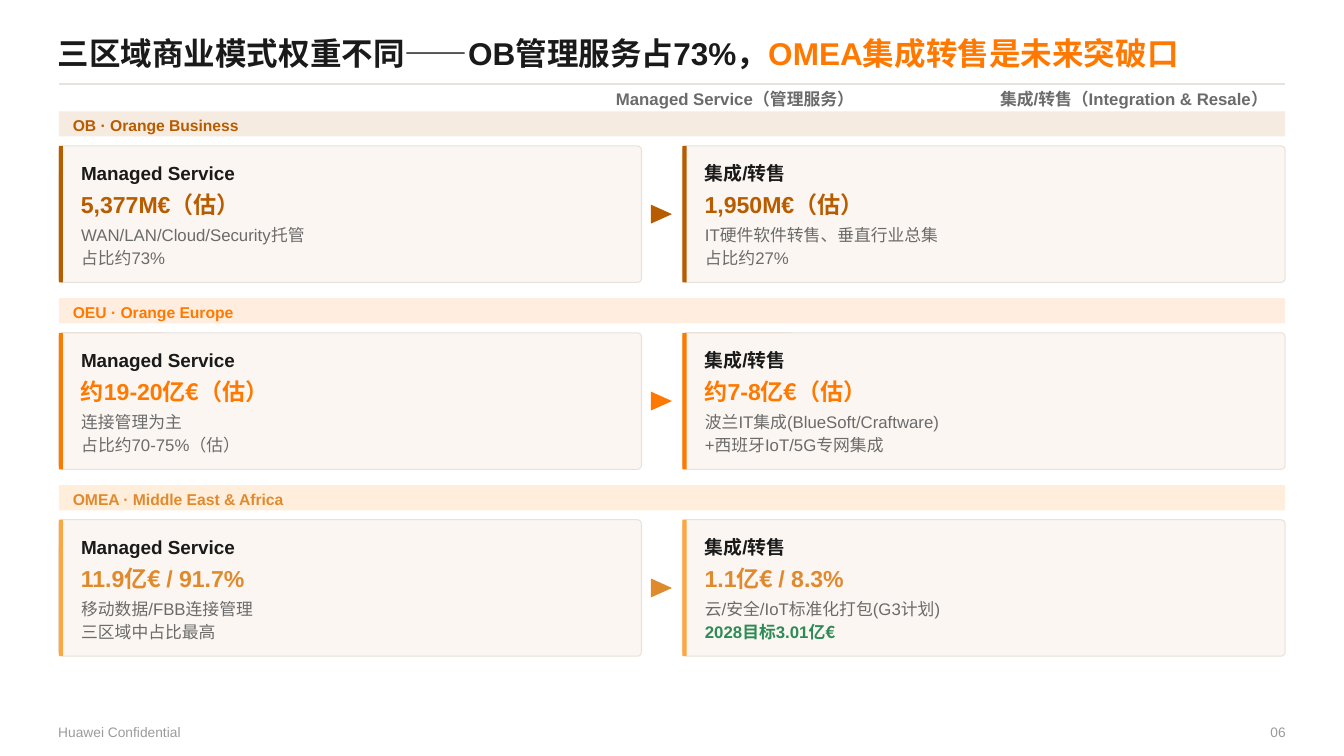
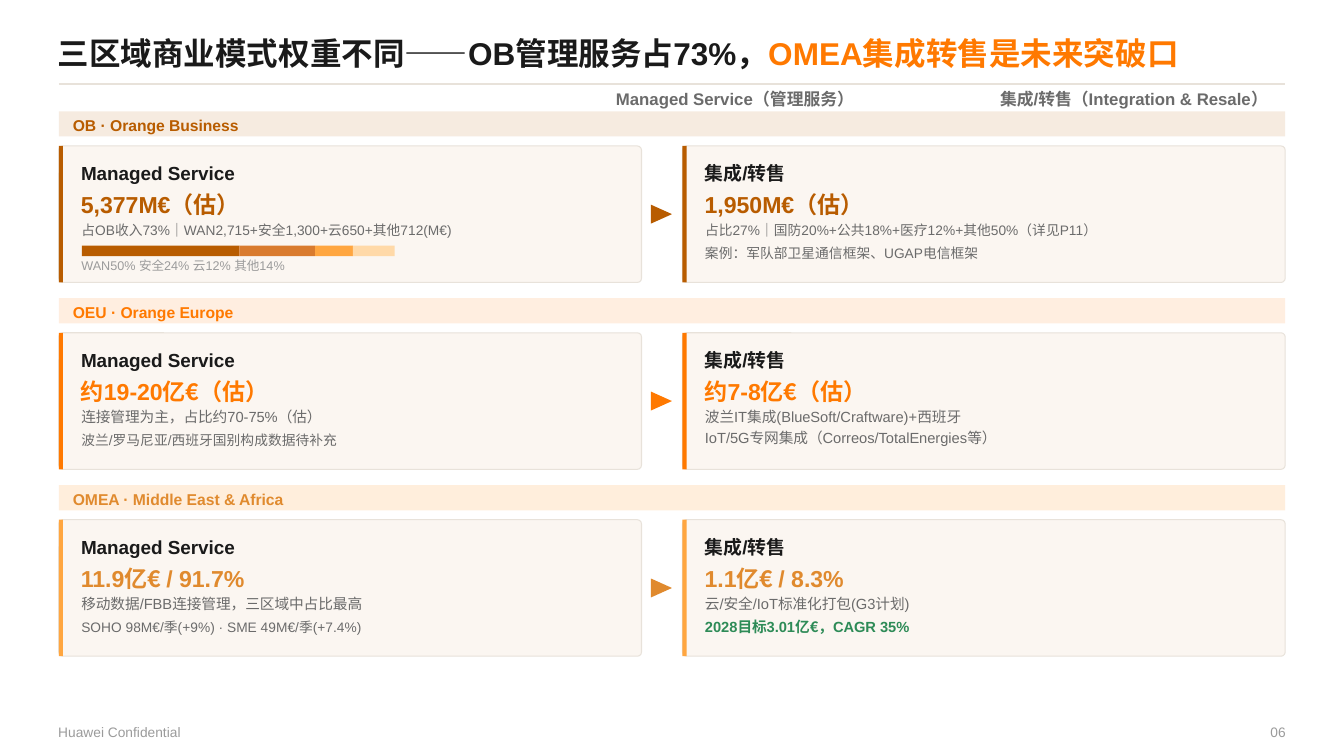
Before and after one commit to Chaoding1215/Claude, a slide deck: slide 6 of reference/Orange Business 三大区域B2B业务洞察 20260703.pptx. Drawn at 1344x756 pixels with LibreOffice and Linux fonts; fonts in the diff are those of the drawing. Boxes give left, top, right and bottom in pixels: in the first picture for what was removed or moved away, otherwise in the second. Text is boxed around its words. In the diff, an @@ line names an element or a change of style, - is before the commit and + after.

```diff
--- a/reference/Orange Business 三大区域B2B业务洞察 20260703.pptx
+++ b/reference/Orange Business 三大区域B2B业务洞察 20260703.pptx
@@ group removed at bbox=[81, 228, 938, 265]: 4 texts @@
-WAN/LAN/Cloud/Security托管
-占比约73%
-IT硬件软件转售、垂直行业总集
-占比约27%
@@ group added at bbox=[81, 223, 1097, 271]: 4 texts, 4 rectangles @@
+占OB收入73%｜WAN2,715+安全1,300+云650+其他712(M€)
+WAN50% 安全24% 云12% 其他14%
+占比27%｜国防20%+公共18%+医疗12%+其他50%（详见P11）
+案例：军队部卫星通信框架、UGAP电信框架
@@ text at bbox=[81, 409, 321, 424]: text changed; size 12 to 10.5 pt @@
-占比约70-75%（估）
+连接管理为主，占比约70-75%（估）
@@ text removed at bbox=[81, 414, 182, 430] @@
-连接管理为主
@@ text at bbox=[705, 410, 961, 425]: text changed; size 12 to 10.5 pt @@
-波兰IT集成(BlueSoft/Craftware)
+波兰IT集成(BlueSoft/Craftware)+西班牙
@@ text added at bbox=[81, 433, 337, 446], 9.8 pt, text #6B6B6B @@
+波兰/罗马尼亚/西班牙国别构成数据待补充
@@ text at bbox=[705, 431, 997, 446]: text changed; size 12 to 10.5 pt @@
-+西班牙IoT/5G专网集成
+IoT/5G专网集成（Correos/TotalEnergies等）
@@ text at bbox=[81, 596, 362, 610]: text changed; size 12 to 10.5 pt @@
-三区域中占比最高
+移动数据/FBB连接管理，三区域中占比最高
@@ text "云/安全/IoT标准化打包(G3计划)" at bbox=[705, 596, 910, 612]: size 12 to 10.5 pt @@
@@ text removed at bbox=[81, 601, 253, 617] @@
-移动数据/FBB连接管理
@@ text added at bbox=[81, 621, 362, 635], 9.8 pt, text #6B6B6B @@
+SOHO 98M€/季(+9%) · SME 49M€/季(+7.4%)
@@ text at bbox=[705, 620, 909, 634]: text changed; size 12 to 10.5 pt @@
-2028目标3.01亿€
+2028目标3.01亿€，CAGR 35%
```
Also in this commit, not shown: 8 other slides changed, 1 slide added, 1 slide removed, 1 other file.
